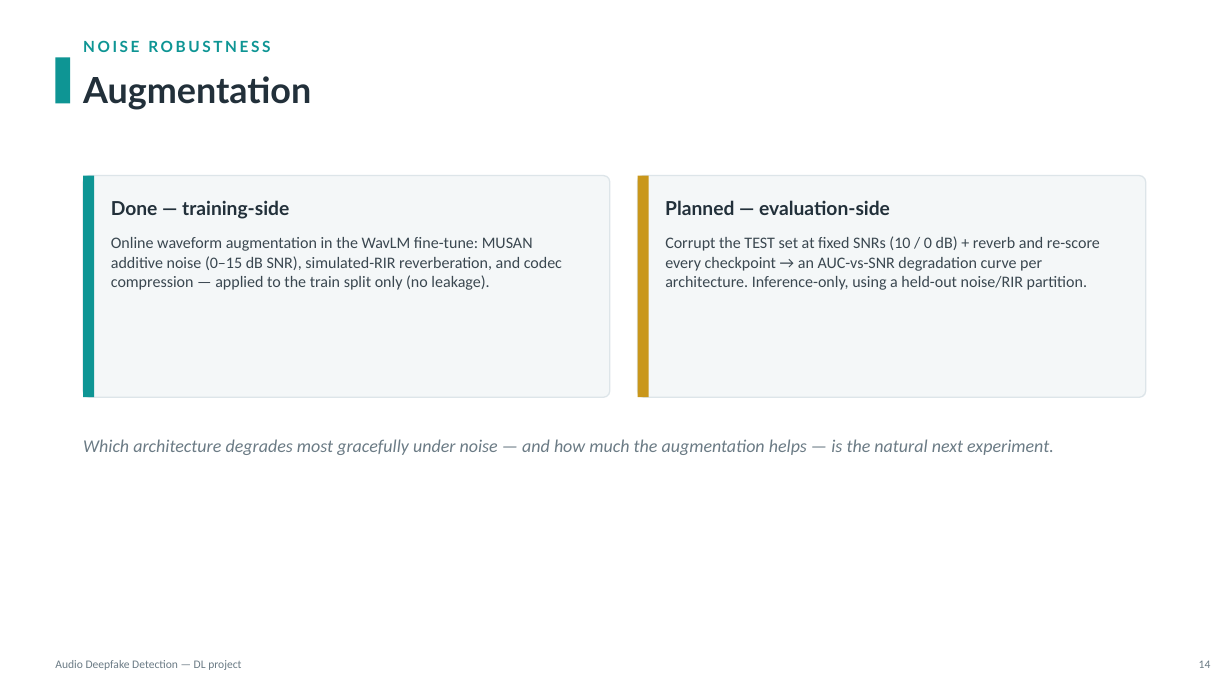
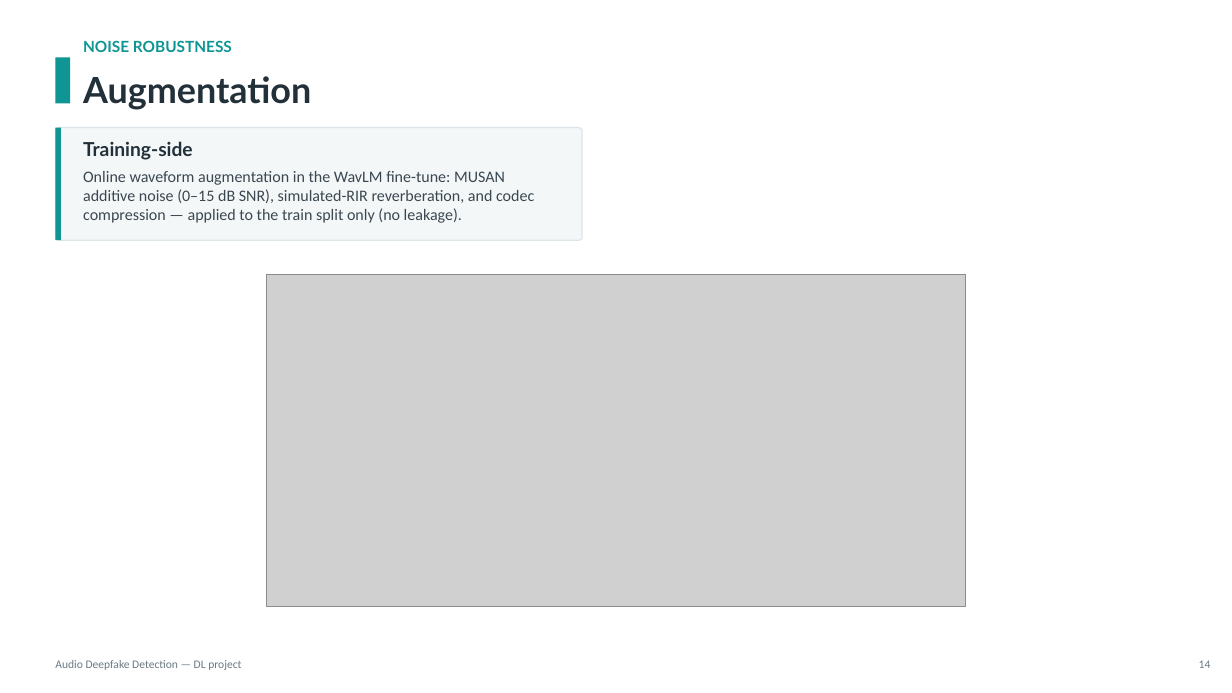
Before and after one commit to KonstaninosKaimakis/audio-deepfake-detection-DL, a slide deck: slide 16 of presentation.pptx. Drawn at 1232x693 pixels with LibreOffice and Linux fonts; fonts in the diff are those of the drawing; grey boxes stand for pictures. Boxes give left, top, right and bottom in pixels: in the first picture for what was removed or moved away, otherwise in the second. Text is boxed around its words. In the diff, an @@ line names an element or a change of style, - is before the commit and + after.

Commit message:
presentation changes

```diff
--- a/presentation.pptx
+++ b/presentation.pptx
@@ text "NOISE ROBUSTNESS" at [83, 40, 232, 52]: letter spacing 2 to 0 pt @@
@@ rounded rectangle: place and size @@
-rounded rectangle at [83, 176, 610, 397]
+rounded rectangle at [55, 128, 582, 240]
@@ rectangle: place and size @@
-rectangle at [83, 176, 94, 397]
+rectangle at [55, 128, 61, 240]
@@ rectangle at [55, 128, 61, 240]: mirrored @@
@@ text at [83, 141, 193, 160]: text changed @@
-Done — training-side
+Training-side
@@ text "Online waveform augmentation in the ...": place and size @@
-text "Online waveform augmentation in the ..." at [111, 237, 562, 290]
+text "Online waveform augmentation in the ..." at [83, 171, 534, 223]
@@ rounded rectangle removed at [638, 176, 1146, 397] @@
@@ rectangle removed at [638, 176, 649, 397] @@
@@ text removed at [665, 200, 890, 215] @@
-Planned — evaluation-side
@@ text removed at [665, 236, 1100, 290] @@
-Corrupt the TEST set at fixed SNRs (10 / 0 dB) + reverb and re-score every checkpoint → an AUC-vs-SNR degradation curve per architecture. Inference-only, using a held-out noise/RIR partition.
@@ picture added at [266, 274, 966, 606] @@
@@ text removed at [83, 439, 1054, 455] @@
-Which architecture degrades most gracefully under noise — and how much the augmentation helps — is the natural next experiment.
```
Also in this commit, not shown: 15 other slides changed.
